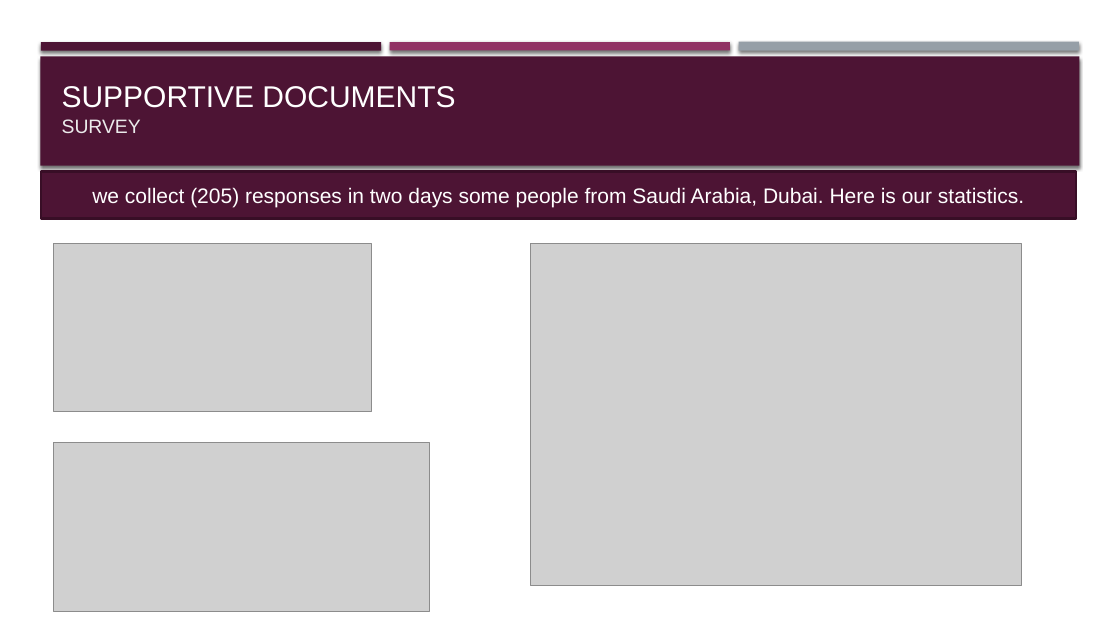
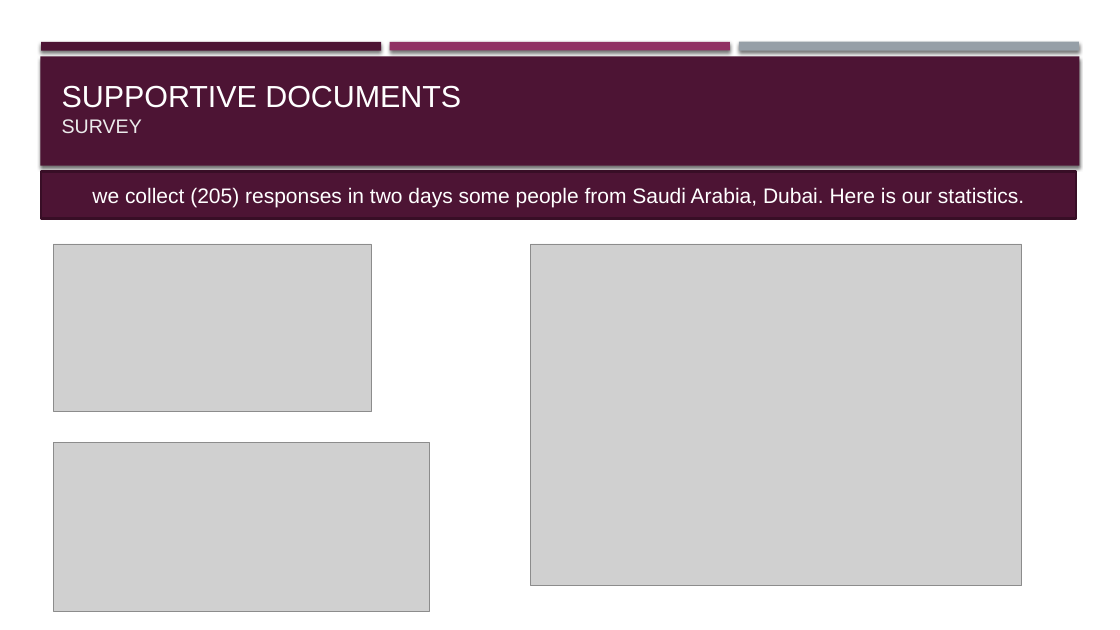
Before and after one commit to YoussifAssem/Genatac, a slide deck: slide 8 of E-Genetics/Proposal/genetics.pptm. Drawn at 1120x630 pixels with LibreOffice and Linux fonts; fonts in the diff are those of the drawing; grey boxes stand for pictures. Boxes give left, top, right and bottom in pixels: in the first picture for what was removed or moved away, otherwise in the second. Text is boxed around its words. In the diff, an @@ line names an element or a change of style, - is before the commit and + after.

```diff
--- a/E-Genetics/Proposal/genetics.pptm
+++ b/E-Genetics/Proposal/genetics.pptm
@@ text "SUPPORTIVE DOCUMENTS SURVEY" at [62, 85, 461, 133]: size 25.8 to 26 pt in "SUPPORTIVE DOCUMENTS"; size 16.6 to 16.7 pt in "SURVEY" @@
```
Also in this commit, not shown: 1 other file.
